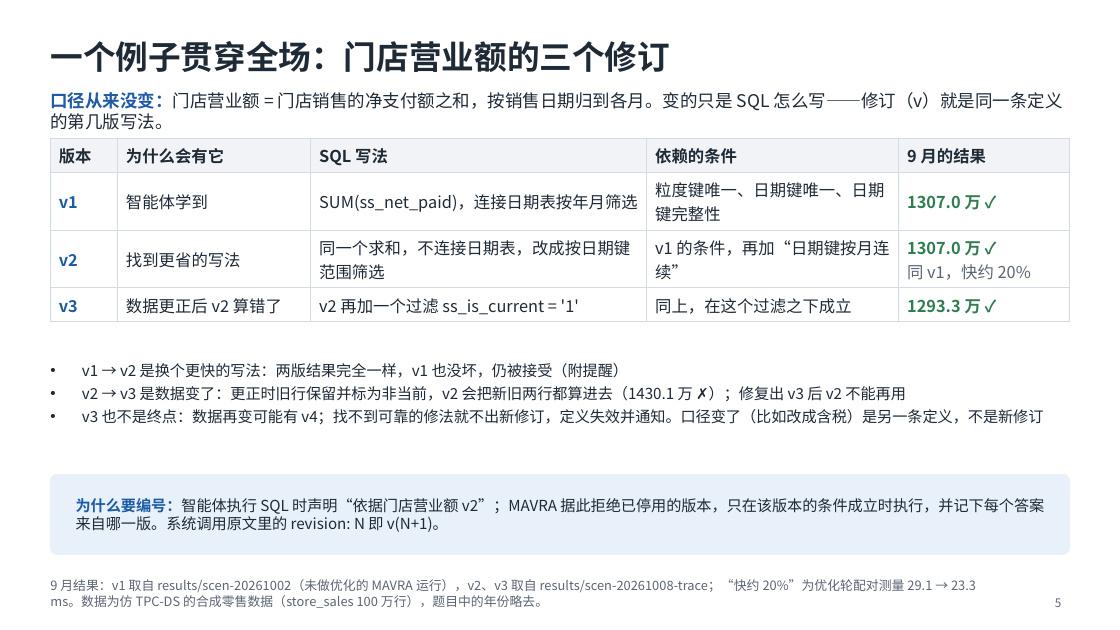
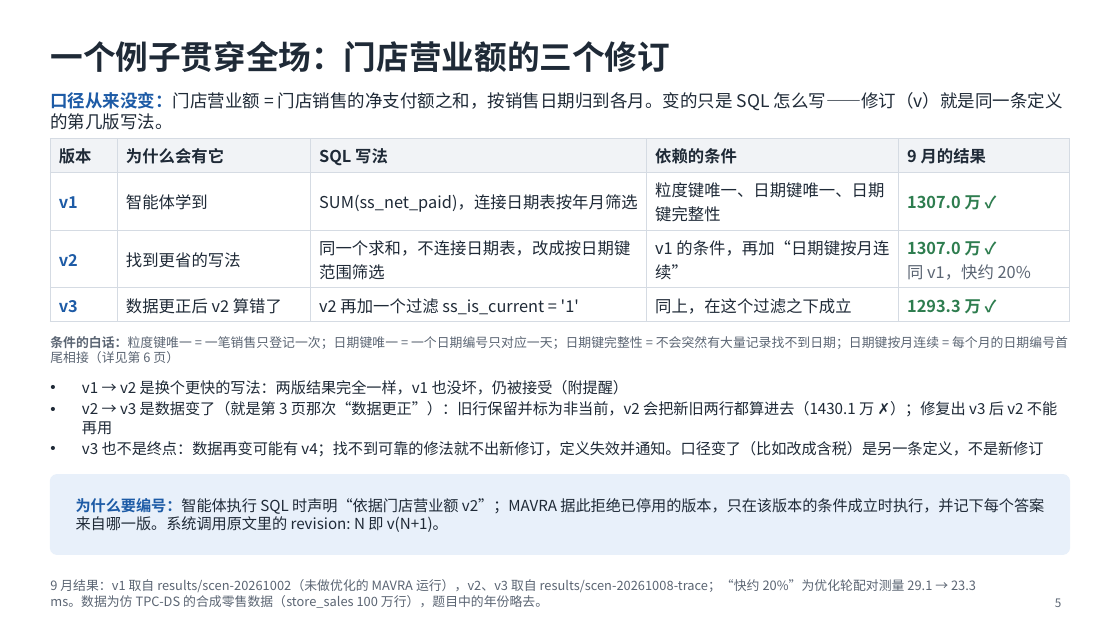
Before and after one commit to mmmttt000045/agent4db-adapter, a slide deck: slide 5 of docs/mavra-system.pptx. Drawn at 1120x630 pixels with LibreOffice and Linux fonts; fonts in the diff are those of the drawing. Boxes give left, top, right and bottom in pixels: in the first picture for what was removed or moved away, otherwise in the second. Text is boxed around its words. In the diff, an @@ line names an element or a change of style, - is before the commit and + after.

```diff
--- a/docs/mavra-system.pptx
+++ b/docs/mavra-system.pptx
@@ text added at (50, 336, 1068, 363), 11 pt, text #5B6573 @@
+条件的白话：粒度键唯一 = 一笔销售只登记一次；日期键唯一 = 一个日期编号只对应一天；日期键完整性 = 不会突然有大量记录找不到日期；日期键按月连续 = 每个月的日期编号首尾相接（详见第 6 页）
@@ text "v1 → v2 是换个更快的写法：两版结果完全一样，v1 也没坏，仍被接受（附提醒）": place and size @@
-text "v1 → v2 是换个更快的写法：两版结果完全一样，v1 也没坏，仍被接受（附提醒）" at (82, 363, 1043, 425)
+text "v1 → v2 是换个更快的写法：两版结果完全一样，v1 也没坏，仍被接受（附提醒）" at (82, 380, 1057, 457)
@@ text at (82, 380, 1043, 457): less space between paragraphs @@
@@ text at (82, 401, 1057, 435): text changed @@
-• v2 → v3 是数据变了：更正时旧行保留并标为非当前，v2 会把新旧两行都算进去（1430.1 万 ✗）；修复出 v3 后 v2 不能再用
+• v2 → v3 是数据变了（就是第 3 页那次“数据更正”）：旧行保留并标为非当前，v2 会把新旧两行都算进去（1430.1 万 ✗）；修复出 v3 后 v2 不能再用
```
Also in this commit, not shown: 9 other slides changed, 2 other files.
